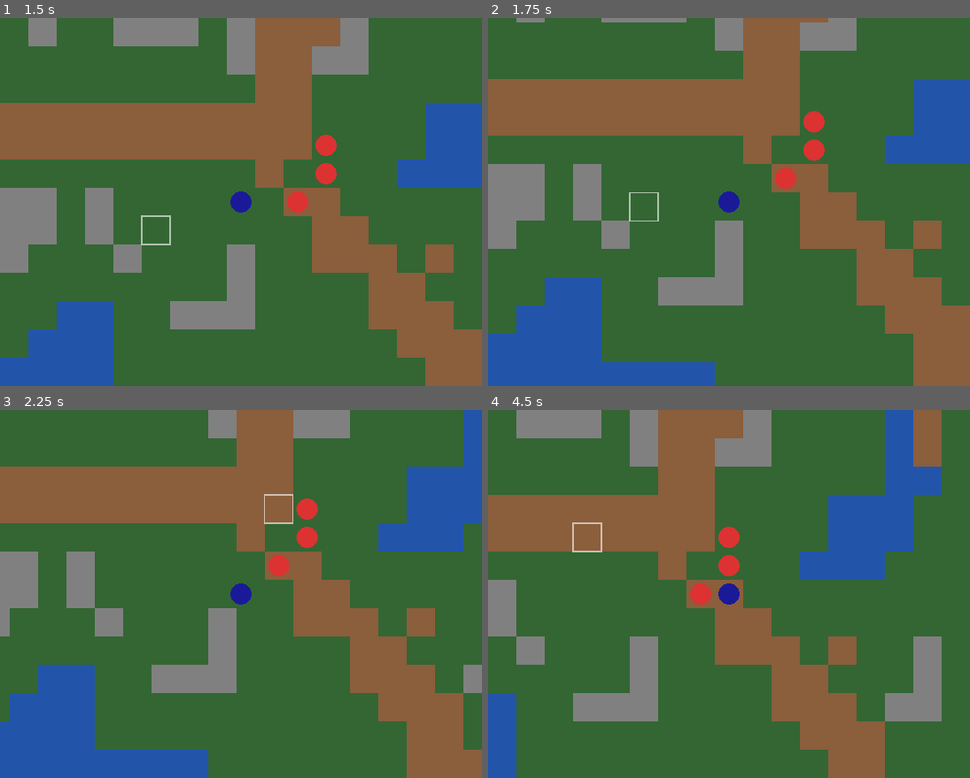
Above: before the commit, frames 1-4 (two rows, left to right).
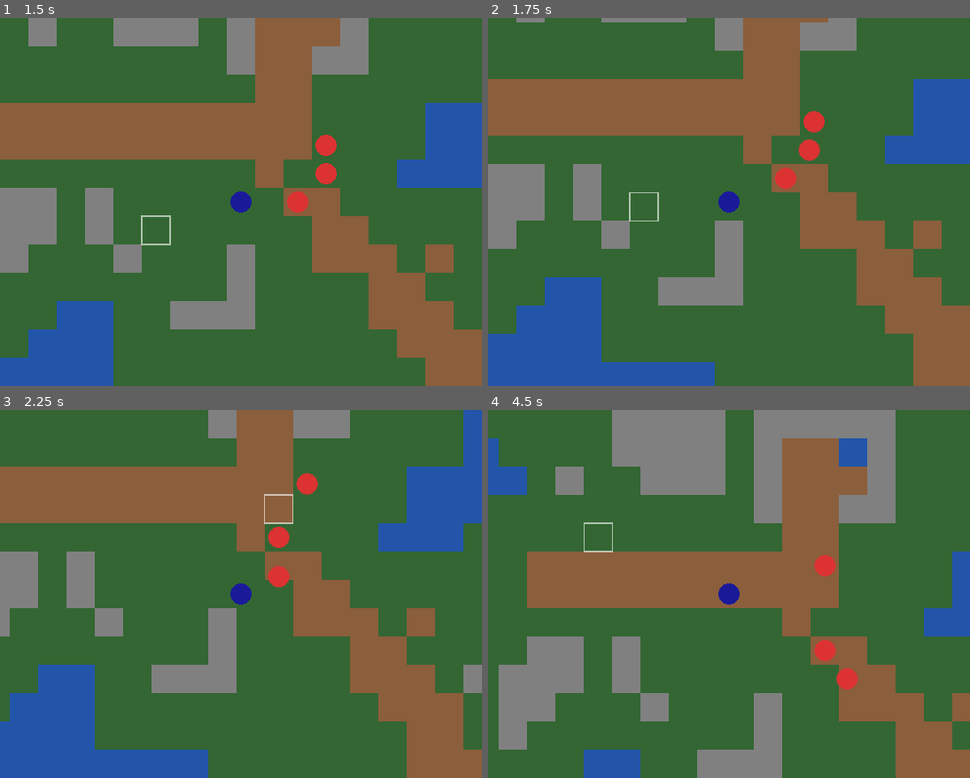
Above: after the commit, the same moments.

Repository: gabrielrheimer/classic-rpg-godot
Game: Godot game, scene res://scenes/game_map.tscn
Two runs of this game, one before a commit and one after it. Both use one fixed random seed, a clock stepped at 60 frames per second and the inputs below.
Inputs (mouse positions are in pixels of both pictures, inside the frame that each line leads up to):
- Up to frame 1 (1.5 s): tap Enter at 0.5 s; move the mouse to (347, 183) at 0.52 s; hold D (move_right) 0.53-1.28 s; click (347, 183) at 0.67 s; move the mouse to (144, 220) at 1.27 s; hold S (move_down) from 1.28 s (still down)
- Up to frame 2 (1.75 s): keep holding S (move_down)
- Up to frame 3 (2.25 s): move the mouse to (289, 513) at 2.02 s; release S (move_down) at 2.03 s; hold D (move_right) from 2.03 s (still down)
- Up to frame 4 (4.5 s): move the mouse to (704, 667) at 2.77 s; release D (move_right) at 2.78 s; hold W (move_up) 2.78-3.53 s; click (704, 667) at 2.92 s; move the mouse to (873, 649) at 3.52 s; hold A (move_left) from 3.53 s (still down); move the mouse to (584, 538) at 4.27 s

Frame 1 is identical in both runs. In frame 2, 0.1% of the frame differs, in the area x 64-70%, y 32-39%; in frame 3, 1.1%; in frame 4, 62%, in the area x 0-100%, y 0-100%.

Commit message:
feat: make enemies roam spawn point in real time

Diff:
--- a/scripts/entities/enemy.gd
+++ b/scripts/entities/enemy.gd
@@ -6,13 +6,40 @@
 enum Behavior { AGGRESSIVE, RETALIATING, FLEEING }
 
 @export var behavior: Behavior = Behavior.RETALIATING
+@export var roam_radius: int = 4
+@export var roam_interval: float = 2.0
+@export var roam_variance: float = 0.3
 var aggroed: bool = false
 var stats := CharacterStats.new()
 var tile_pos: Vector2i
+var home: Vector2i
 
 func _ready() -> void:
 	if behavior == Behavior.AGGRESSIVE:
 		aggroed = true
+	var timer = Timer.new()
+	timer.wait_time = randf_range(roam_interval - roam_variance, roam_interval + roam_variance)
+	timer.autostart = true
+	timer.timeout.connect(_on_roam_timer)
+	add_child(timer)
+
+func _on_roam_timer() -> void:
+	if aggroed:
+		return
+	var game_map = get_parent()
+	if game_map.is_in_combat():
+		return
+	var candidates: Array[Vector2i] = []
+	for dir in [Vector2i(1,0), Vector2i(-1,0), Vector2i(0,1), Vector2i(0,-1)]:
+		var n = tile_pos + dir
+		if not game_map.is_walkable(n):
+			continue
+		if max(abs(n.x - home.x), abs(n.y - home.y)) > roam_radius:
+			continue
+		candidates.append(n)
+	if candidates.is_empty():
+		return
+	_do_move(candidates[randi() % candidates.size()], game_map)
 
 func take_turn(player: Node2D) -> void:
 	if not aggroed:
--- a/scripts/world/spawn_point.gd
+++ b/scripts/world/spawn_point.gd
@@ -13,6 +13,7 @@
 		return
 	var enemy = scene_to_spawn.instantiate()
 	enemy.tile_pos = Vector2i(int(position.x / Constants.TILE_SIZE), int(position.y / Constants.TILE_SIZE))
+	enemy.home = enemy.tile_pos
 	enemy.position = position
 	var game_map = get_parent()
 	game_map.add_child.call_deferred(enemy)
Not shown, changed: CHANGELOG.md
